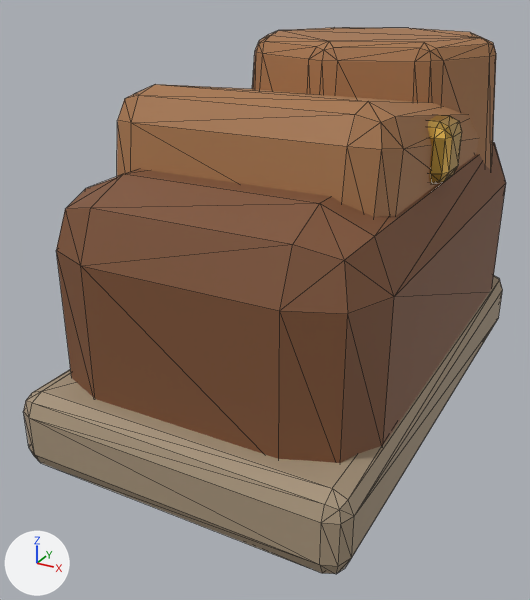
Renders of the glTF model assets/exports/hero_glb/hero_boot_r_v01.glb from each side of a commit.
Both versions are drawn from a 50 mm camera at (0.376, -0.594, 0.322) aimed at (0.128, -0.141, 0.095). Arrows for +X, +Y and +Z are at lower left; the lights stay in place. The older version comes first. Mesh edges are drawn as thin lines. Where no turn or scale is listed for an object, it has been applied to the vertices. Vertices at exactly the same position are counted once.

Objects in the first picture: 'GEO_BootCuffR', 'GEO_BootInstepR', 'GEO_BootR', 'GEO_BootSoleR', 'GEO_BootStrapR'.
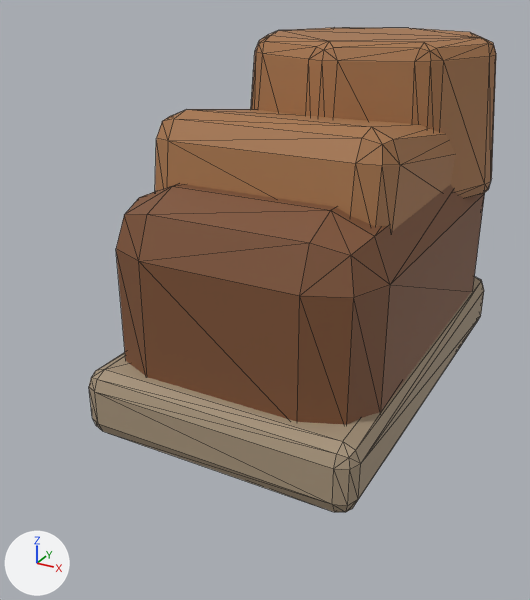
Scene script edits in JSON lines:
```json
{"block": "me_cube_027", "where": "# used by ob_geo_bootinstepr; location = (0.15, -0.105, 0.195)"}
{"op": "remove", "block": "me_cube_027", "code": "me_cube_027.from_pydata(...)  # 56 vertices, 108 faces; spans x -0.098..0.098, y -0.125..0.125, z -0.063..0.063"}
{"op": "add", "block": "me_cube_027", "code": "me_cube_027.from_pydata(...)  # 56 vertices, 108 faces; spans x -0.088..0.088, y -0.11..0.11, z -0.054..0.054"}
{"block": "me_cube_027", "change": "me_cube_027 part 1: the whole mesh is scaled about its middle by (0.905, 0.881, 0.854)"}
{"block": "me_cube_025", "where": "# used by ob_geo_bootr; location = (0.15, -0.105, 0.115)"}
{"op": "remove", "block": "me_cube_025", "code": "me_cube_025.from_pydata(...)  # 56 vertices, 108 faces; spans x -0.112..0.112, y -0.183..0.183, z -0.095..0.095"}
{"op": "add", "block": "me_cube_025", "code": "me_cube_025.from_pydata(...)  # 56 vertices, 108 faces; spans x -0.097..0.097, y -0.155..0.155, z -0.085..0.085"}
{"block": "me_cube_025", "change": "me_cube_025 part 2: the whole mesh is scaled about its middle by (0.864, 0.845, 0.9)"}
{"block": "me_cube_026", "where": "# used by ob_geo_bootsoler; location = (0.15, -0.12, 0.045)"}
{"op": "remove", "block": "me_cube_026", "code": "me_cube_026.from_pydata(...)  # 56 vertices, 108 faces; spans x -0.117..0.117, y -0.19..0.19, z -0.027..0.027"}
{"op": "add", "block": "me_cube_026", "code": "me_cube_026.from_pydata(...)  # 56 vertices, 108 faces; spans x -0.102..0.102, y -0.162..0.162, z -0.025..0.025"}
{"block": "me_cube_026", "change": "me_cube_026 part 3: the whole mesh is scaled about its middle by (0.87, 0.853, 0.909)"}
{"op": "set", "path": "ob_geo_bootinstepr.location", "old": "(0.15, -0.105, 0.195)", "new": "(0.15, -0.09, 0.185)"}
{"op": "set", "path": "ob_geo_bootr.location", "old": "(0.15, -0.105, 0.115)", "new": "(0.15, -0.09, 0.11)"}
{"op": "set", "path": "ob_geo_bootsoler.location", "old": "(0.15, -0.12, 0.045)", "new": "(0.15, -0.1, 0.045)"}
{"op": "remove", "block": "ob_geo_bootstrapr", "code": ["ob_geo_bootstrapr = bpy.data.objects.new('GEO_BootStrapR', me_cube_028)", "ob_geo_bootstrapr.location = (0.15, -0.125, 0.22)"]}
```

Where the change shows, as pixel boxes [x1, y1, x2, y2] in the pictures (530 x 600 px):
```json
{"object": "GEO_BootR", "change": "moved, rescaled", "before": [56, 142, 506, 463], "after": [116, 184, 485, 425]}
{"object": "GEO_BootSoleR", "change": "moved, rescaled", "before": [23, 276, 502, 574], "after": [89, 276, 484, 512], "on screen": "18% narrower, 21% shorter"}
{"object": "GEO_BootInstepR", "change": "moved, rescaled", "before": [117, 84, 479, 217], "after": [155, 109, 455, 231]}
{"object": "GEO_BootStrapR", "change": "deleted", "before": [428, 115, 462, 184], "on screen": "orange"}
```
